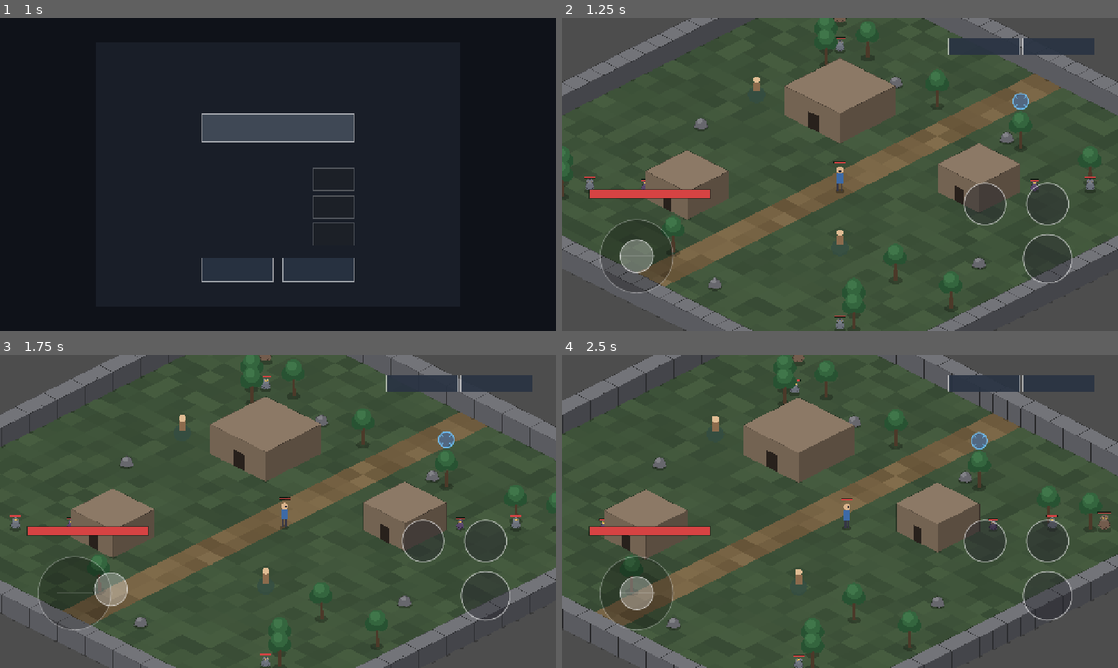
Above: before the commit, frames 1-4 (two rows, left to right).
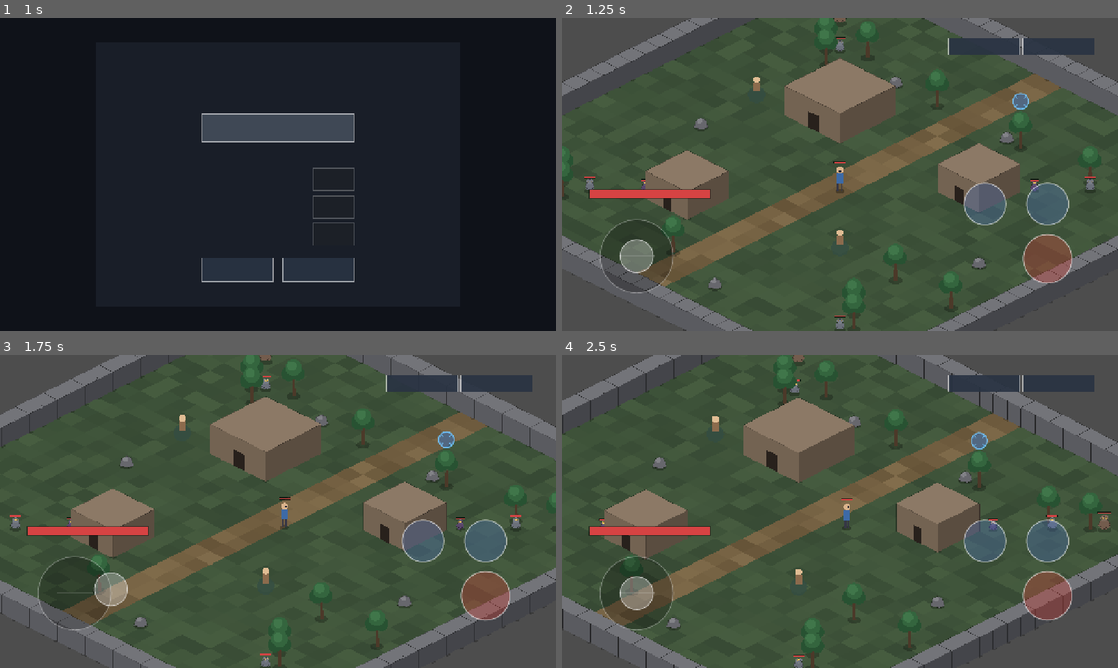
Above: after the commit, the same moments.

Repository: gbcmikeblue/game_qy2
Game: Godot game, scene res://scenes/ui/main_menu.tscn
Two runs of this game, one before a commit and one after it. Both use one fixed random seed, a clock stepped at 60 frames per second and the inputs below.
Inputs (mouse positions are in pixels of both pictures, inside the frame that each line leads up to):
- Up to frame 1 (1 s): tap Enter at 0.5 s; drag from (278, 127) to (333, 105) at 0.52 s
- Up to frame 2 (1.25 s): no input
- Up to frame 3 (1.75 s): drag from (72, 592) to (250, 574) at 1.27 s
- Up to frame 4 (2.5 s): move the mouse to (1045, 596) at 2.02 s; hold D (move_right) from 2.03 s (still down); hold J (attack) from 2.03 s (still down); tap K at 2.1 s; click (1045, 596) at 2.17 s

Frame 1 is identical in both runs. In frame 2, 2.6% of the frame differs, in the area x 72-92%, y 52-85%; in frame 3, 2.6%; in frame 4, 2.6%.

Commit message:
NPC 可点选 + 主操作按钮按类型换色
选中系统放宽到 Node2D：NpcNode 提供 is_alive()/set_locked()，玩家 select_target/_set_locked_target/_has_valid_lock 不再只认 EnemyController；自动接近只对敌人生效（选 NPC 不会冲上去），交互类目标用 56px 交互半径而非攻击距离，超距时飘「太远了，走近一点」。

点击拾取器同时扫描 enemies 与 npcs 两组，取判定框内离点击点最近的目标；NPC 选中后脚下有绿色光环。

touch_button 新增 set_accent/accent：背景按主色淡铺，按下加深；HUD 映射 攻击=红 / 交互=绿 / 采集=黄 / 观察=蓝，技能按钮固定蓝，一眼可辨会执行什么操作。

stage_c_check 新增 8 条断言（点击选中 NPC、主操作变交互、按钮文案与配色变绿、远离后回到攻击红与红色）；全量 788 条绿（stage_c 242）。

Diff:
--- a/data/i18n/en.json
+++ b/data/i18n/en.json
@@ -81,6 +81,7 @@
   "action.attack": "ATTACK",
   "action.interact": "INTERACT",
   "action.harvest": "HARVEST",
+  "action.too_far": "Too far, get closer",
   "action.observe": "OBSERVE",
 
   "settings.title": "SETTINGS",
--- a/data/i18n/zh.json
+++ b/data/i18n/zh.json
@@ -81,6 +81,7 @@
   "action.attack": "攻击",
   "action.interact": "交互",
   "action.harvest": "采摘",
+  "action.too_far": "太远了，走近一点",
   "action.observe": "观察",
 
   "settings.title": "设置",
--- a/scripts/actors/player_controller.gd
+++ b/scripts/actors/player_controller.gd
@@ -86,7 +86,8 @@
 var _dead := false
 
 ## 当前选中的目标（等价于旧版本的"锁定目标"）。
-var _locked: EnemyController = null
+## 选中目标：可以是敌人，也可以是 NPC（只要有 is_alive()/get_target_kind()）。
+var _locked: Node2D = null
 
 var _path: Array[Vector2i] = []
 var _path_index := 0
@@ -378,28 +379,30 @@
 # ---------------- 选中目标 ----------------
 
 ## 当前选中的目标（无效时返回 null）。
-func get_selected_target() -> EnemyController:
+func get_selected_target() -> Node2D:
 	if _has_valid_lock():
 		return _locked
 	return null
 
 
 ## 旧名保留，便于既有调用点与工具脚本平滑迁移。
-func get_locked_target() -> EnemyController:
+func get_locked_target() -> Node2D:
 	return get_selected_target()
 
 
 ## 点击/点触选中：只改选中状态与高亮，绝不触发攻击。
-## 目标必须存活且脚底在当前可见安全矩形内，否则返回 false。
+## 目标可以是敌人，也可以是 NPC（NpcNode 的 is_alive 恒为 true）。
 ## from_aggro=true 表示由"被攻击接管"驱动，此时不清除仇恨锁。
-func select_target(enemy: EnemyController, from_aggro := false) -> bool:
-	if _dead or not is_instance_valid(enemy) or not enemy.is_alive():
-		return false
-	if not is_position_locked_view(enemy.global_position, lock_screen_margin):
+func select_target(target: Node2D, from_aggro := false) -> bool:
+	if _dead or target == null or not is_instance_valid(target):
+		return false
+	if target.has_method("is_alive") and not target.is_alive():
+		return false
+	if not is_position_locked_view(target.global_position, lock_screen_margin):
 		return false
 	if not from_aggro:
 		clear_aggro_latch()
-	_set_locked_target(enemy)
+	_set_locked_target(target)
 	return true
 
 
@@ -487,7 +490,7 @@
 
 	if not _has_valid_lock():
 		_set_locked_target(null)
-		# 没有战斗目标时：靠近 NPC 按主操作即交互（NPC 不进锁定系统）。
+		# 没有选中目标时：靠近 NPC 也能直接交互，省一次点击。
 		var npc := nearest_npc()
 		if npc != null:
 			cancel_auto_approach()
@@ -497,22 +500,28 @@
 		return 0
 
 	var target := _locked
-	if global_position.distance_to(target.global_position) > attack_range:
-		# 目标在攻击距离外：这次按键表示"走过去"，开启自动接近、不消耗冷却。
-		_approach_enabled = true
-		_reset_approach_state()
-		return 0
-
-	if _cooldown_left > 0.0:
-		return 0
-
-	_cooldown_left = attack_cooldown
 	var kind := "monster"
 	if target.has_method("get_target_kind"):
 		kind = target.get_target_kind()
 	var action_key := DataRegistry.get_interaction_action(kind)
+	# 战斗目标按攻击距离；交互类目标按交互半径（两者不同，不能混用）。
+	var reach := attack_range if action_key == "action.attack" else INTERACT_RADIUS
+	if global_position.distance_to(target.global_position) > reach:
+		if action_key == "action.attack":
+			# 目标在攻击距离外：这次按键表示"走过去"，开启自动接近、不消耗冷却。
+			_approach_enabled = true
+			_reset_approach_state()
+		else:
+			CombatFx.show_text(global_position + Vector2(0.0, -40.0), Locale.t("action.too_far"),
+					Color(0.85, 0.85, 0.7))
+		return 0
+
+	if _cooldown_left > 0.0:
+		return 0
+
+	_cooldown_left = attack_cooldown
 	if action_key == "action.attack":
-		return _resolve_attack(target)
+		return _resolve_attack(target as EnemyController)
 
 	EventBus.target_action_requested.emit(kind, target)
 	CombatFx.show_text(target.global_position, Locale.t(action_key), INTERACT_COLOR)
@@ -720,6 +729,9 @@
 func _should_auto_approach() -> bool:
 	if not auto_approach or _approach_stalled or not _approach_enabled:
 		return false
+	# 只有战斗目标才自动接近：选中 NPC 时不该冲上去。
+	if not (_locked is EnemyController):
+		return false
 	if not _has_valid_lock():
 		return false
 	return global_position.distance_to(_locked.global_position) > attack_range * approach_stop_ratio
@@ -804,15 +816,20 @@
 		_visual.set_facing(_facing)
 
 
+## 有效目标：实例有效 + 若它提供 is_alive() 则必须存活（NPC 恒为 true）。
 func _has_valid_lock() -> bool:
-	return is_instance_valid(_locked) and _locked.is_alive()
+	if not is_instance_valid(_locked):
+		return false
+	if _locked.has_method("is_alive"):
+		return _locked.is_alive()
+	return true
 
 
 ## 取消选中条件：目标死亡，或目标移出视口（用更宽松的释放边距，避免贴边抖动）。
 func _drop_invalid_lock() -> void:
 	if _locked == null:
 		return
-	if not is_instance_valid(_locked) or not _locked.is_alive():
+	if not _has_valid_lock():
 		_set_locked_target(null)
 		return
 	if not is_position_locked_view(_locked.global_position, lock_release_margin):
@@ -820,14 +837,15 @@
 
 
 ## 设置选中目标（只处理状态与高亮，不涉及任何攻击逻辑）。
-func _set_locked_target(enemy: EnemyController) -> void:
-	if _locked != enemy:
+## 参数是 Node2D：敌人与 NPC 共用同一套选中/高亮/主操作分发。
+func _set_locked_target(target: Node2D) -> void:
+	if _locked != target:
 		cancel_auto_approach()
-	if _locked == enemy:
+	if _locked == target:
 		return
 	if is_instance_valid(_locked) and _locked.has_method("set_locked"):
 		_locked.set_locked(false)
-	_locked = enemy
+	_locked = target
 	if is_instance_valid(_locked) and _locked.has_method("set_locked"):
 		_locked.set_locked(true)
 	_reset_approach_state()
--- a/scripts/boot/main.gd
+++ b/scripts/boot/main.gd
@@ -23,6 +23,9 @@
 var loot_service: Node
 ## NPC 交互：先对话，再从对话里进商店（同一时间只允许一个面板）。
 var _dialogue_panel: Node = null
+## HUD 与点击选择器：验收要直接读到按钮配色与点选结果。
+var hud: Node = null
+var picker: Node = null
 var _shop_panel: Node = null
 
 ## 换图/读档后的短暂"传送免疫"，避免落点就在传送点上时立刻又被传走。
@@ -50,13 +53,14 @@
 	_build_loot_service()
 	_apply_camera_limits()
 	# 世界点击拾取：选中只改选中状态，攻击由 ATK 按钮/攻击键单独触发。
-	var picker := Node.new()
+	picker = Node.new()
 	picker.name = "TargetPicker"
 	picker.set_script(TARGET_PICKER)
 	add_child(picker)
 	picker.call("setup", world_view)
 
-	add_child(HUD_SCENE.instantiate())
+	hud = HUD_SCENE.instantiate()
+	add_child(hud)
 
 	DisplayAdapter.layout_changed.connect(_apply_layout)
 	_apply_layout()
--- a/scripts/input/target_picker.gd
+++ b/scripts/input/target_picker.gd
@@ -58,10 +58,10 @@
 		return false
 
 	var before = player.get_selected_target()
-	var enemy = _enemy_at(player, world_position)
+	var target = _target_at(player, world_position)
 	var selected := false
-	if is_instance_valid(enemy):
-		selected = player.select_target(enemy)
+	if is_instance_valid(target):
+		selected = player.select_target(target)
 	else:
 		player.clear_selection()
 
@@ -78,16 +78,31 @@
 	return get_viewport().get_canvas_transform().affine_inverse() * screen_position
 
 
-## 命中优先级：判定框内离点击点最近的敌人（同屏、存活由 lock_targets() 保证）。
-func _enemy_at(player, world_position: Vector2):
+## 命中优先级：判定框内离点击点最近的目标。
+## 敌人与 NPC 同等参与（NPC 也能点选，选中后主操作变成「交互」）。
+func _target_at(player, world_position: Vector2):
 	var best = null
 	var best_distance := INF
 	for enemy: Node in player.lock_targets():
-		var local: Vector2 = world_position - enemy.global_position
-		if not HIT_BOX.has_point(local):
-			continue
-		var distance: float = local.length()
+		var distance := _hit_distance(enemy, world_position)
 		if distance < best_distance:
 			best = enemy
 			best_distance = distance
+	for npc: Node in player.get_tree().get_nodes_in_group("npcs"):
+		if not (npc is Node2D):
+			continue
+		var distance := _hit_distance(npc, world_position)
+		if distance < best_distance:
+			best = npc
+			best_distance = distance
 	return best
+
+
+## 命中返回点到目标脚底的距离，未命中返回 INF。
+func _hit_distance(node: Node, world_position: Vector2) -> float:
+	if not (node is Node2D):
+		return INF
+	var local: Vector2 = world_position - (node as Node2D).global_position
+	if not HIT_BOX.has_point(local):
+		return INF
+	return local.length()
--- a/scripts/maps/npc_node.gd
+++ b/scripts/maps/npc_node.gd
@@ -12,6 +12,9 @@
 const HEAD_COLOR := Color(0.88, 0.74, 0.58)
 const PAD_COLOR := Color(0.20, 0.30, 0.26, 0.75)
 const NAME_COLOR := Color(0.92, 0.92, 0.86, 0.9)
+## 选中光环颜色（与「交互」绿色一致）。
+const LOCK_COLOR := Color(0.35, 0.85, 0.48, 0.95)
+var _locked := false
 
 var kind := "npc"
 ## 交互时打开的商店 id（对应 data/items/shop/*.tres）。
@@ -66,9 +69,28 @@
 	return global_position.distance_to(player.global_position) <= INTERACT_RADIUS
 
 
+## NPC 永远「存活」：让它能进入与敌人同一套选中/主操作分发流程。
+func is_alive() -> bool:
+	return true
+
+
+## 选中高亮：与敌人同一套视觉语言（脚下光环），玩家一眼看出点到了谁。
+func set_locked(locked: bool) -> void:
+	if _locked == locked:
+		return
+	_locked = locked
+	queue_redraw()
+
+
+func is_locked() -> bool:
+	return _locked
+
+
 func _draw() -> void:
 	# 地台 + 身体 + 头 + 名字：全部程序化，接入正式美术时只换这个函数。
 	draw_circle(Vector2(0.0, 0.0), 20.0, PAD_COLOR)
+	if _locked:
+		draw_arc(Vector2(0.0, 0.0), 24.0, 0.0, TAU, 32, LOCK_COLOR, 2.5, true)
 	draw_rect(Rect2(-8.0, -28.0, 16.0, 22.0), BODY_COLOR, true)
 	draw_circle(Vector2(0.0, -34.0), 8.0, HEAD_COLOR)
 	if not is_player_near():
--- a/scripts/ui/hud.gd
+++ b/scripts/ui/hud.gd
@@ -27,6 +27,16 @@
 @onready var _hint_label: Label = $HintLabel
 @onready var _quest_label: Label = $QuestLabel
 
+## 主操作按钮配色：按操作类型换色，玩家不看文字也知道会做什么。
+const ACTION_COLORS := {
+	"action.attack": Color(0.78, 0.25, 0.22),
+	"action.interact": Color(0.24, 0.62, 0.36),
+	"action.harvest": Color(0.72, 0.55, 0.20),
+	"action.observe": Color(0.28, 0.48, 0.72),
+}
+const ACTION_COLOR_FALLBACK := Color(0.36, 0.36, 0.44)
+## 技能按钮固定蓝色，与主操作区分开。
+const SKILL_COLOR := Color(0.30, 0.44, 0.70)
 var _lock_line := ""
 var _panel: Node = null
 var _action_key := ""
@@ -173,6 +183,8 @@
 		else:
 			button = _make_extra_skill_button(index)
 		button.skill_id = String(def.get("id", ""))
+		# 技能按钮统一蓝色，与主操作（攻击红 / 交互绿）区分。
+		button.set_accent(SKILL_COLOR)
 		button.visible = true
 		_skill_buttons.append(button)
 	# 表里的技能比槽位少时，多余的槽位隐藏（不留空白热区）。
@@ -245,12 +257,22 @@
 
 ## 主操作按钮文案：由当前选中目标的类型决定，未选中时回退为"攻击"。
 ## 文案 key 变化时同步刷新底部提示，避免按钮与提示不一致。
+## 验收用：主操作按钮当前的主色与文案。
+func action_button_accent() -> Color:
+	return _attack_button.accent()
+
+
+func action_button_caption() -> String:
+	return _attack_button.caption
+
+
 func _update_action_button() -> void:
 	var key := "action.attack"
 	var player := GameManager.player
 	if is_instance_valid(player) and player.has_method("get_selected_action_key"):
 		key = player.get_selected_action_key()
 	_attack_button.set_caption(Locale.t(key))
+	_attack_button.set_accent(ACTION_COLORS.get(key, ACTION_COLOR_FALLBACK))
 	if key != _action_key:
 		_action_key = key
 		_update_hint()
--- a/scripts/ui/touch_button.gd
+++ b/scripts/ui/touch_button.gd
@@ -26,6 +26,8 @@
 var _touch_index := -1
 ## 技能冷却进度（0 = 就绪，1 = 刚进入冷却），用环形覆盖表示。
 var _cooldown_ratio := 0.0
+## 主色：按当前操作类型变化（攻击红 / 交互绿 / 采集黄 / 观察蓝）。
+var _accent := Color(0.75, 0.28, 0.24)
 
 
 func _ready() -> void:
@@ -79,6 +81,18 @@
 	return _cooldown_ratio
 
 
+## 按钮主色：背景随操作类型变化，让玩家不看文字也知道会做什么。
+func set_accent(color: Color) -> void:
+	if color.is_equal_approx(_accent):
+		return
+	_accent = color
+	queue_redraw()
+
+
+func accent() -> Color:
+	return _accent
+
+
 func _gui_input(event: InputEvent) -> void:
 	if _disabled:
 		return
@@ -123,7 +137,9 @@
 func _draw() -> void:
 	var center := size * 0.5
 	var dim := 0.3 if _disabled else 1.0
-	var fill := Color(0.75, 0.28, 0.24, 0.55) if _held else Color(0.15, 0.15, 0.18, 0.45)
+	# 平时按主色淡铺底，按下时同一主色加深：换操作类型时整块背景跟着变色。
+	var fill := Color(_accent.r, _accent.g, _accent.b, 0.62) if _held \
+			else Color(_accent.r, _accent.g, _accent.b, 0.38)
 	if _disabled:
 		fill = Color(0.12, 0.12, 0.14, 0.25)
 	draw_circle(center, radius, fill)
--- a/tests/stage_c_check.gd
+++ b/tests/stage_c_check.gd
@@ -843,6 +843,37 @@
 	_check(hero.nearest_npc() == npc, "靠近后能定位到该 NPC")
 	_check(String(hero.get_selected_action_key()) == "action.interact",
 			"靠近后主操作变成交互（%s）" % hero.get_selected_action_key())
+
+	# 点选 NPC：与敌人共用同一套拾取器，选中后主操作变「交互」、按钮变绿
+	_check(game.picker.pick_at_world(npc.global_position + Vector2(0.0, -20.0)),
+			"点击 NPC 能选中它")
+	_check(hero.get_selected_target() == npc, "选中的就是该 NPC")
+	_check(String(hero.get_selected_action_key()) == "action.interact",
+			"选中 NPC 后主操作是交互（%s）" % hero.get_selected_action_key())
+	# HUD 在 _process 里刷新，选中发生在帧中：要等两帧才看得到结果（一帧只会读到上一帧状态）。
+	await get_tree().process_frame
+	await get_tree().process_frame
+	_check(game.hud.action_button_caption() == Locale.t("action.interact"),
+			"按钮文案变成「交互」（%s）" % game.hud.action_button_caption())
+	var interact_accent: Color = game.hud.action_button_accent()
+	_check(interact_accent.g > interact_accent.r,
+			"交互按钮偏绿（r=%.2f g=%.2f）" % [interact_accent.r, interact_accent.g])
+
+	# 取消选中且离开 NPC 交互范围 → 按钮回到攻击红
+	# （站在 NPC 旁边时即使不选中，主操作仍是交互，这是 B3 的既定行为）
+	hero.clear_selection()
+	hero.global_position = npc.global_position + Vector2(400.0, 0.0)
+	await get_tree().process_frame
+	await get_tree().process_frame
+	_check(game.hud.action_button_caption() == Locale.t("action.attack"),
+			"远离 NPC 后文案回到「攻击」（%s）" % game.hud.action_button_caption())
+	var attack_accent: Color = game.hud.action_button_accent()
+	_check(attack_accent.r > attack_accent.g,
+			"攻击按钮偏红（r=%.2f g=%.2f）" % [attack_accent.r, attack_accent.g])
+
+	# 回到 NPC 旁边再按主操作（走「没有选中目标 → 就近交互」这条路径）
+	hero.global_position = npc.global_position + Vector2(20.0, 0.0)
+	await get_tree().physics_frame
 	hero.perform_action()
 	_check(kinds.size() == 1 and String(kinds[0]) == "npc", "按主操作发出 npc 交互请求")
 
